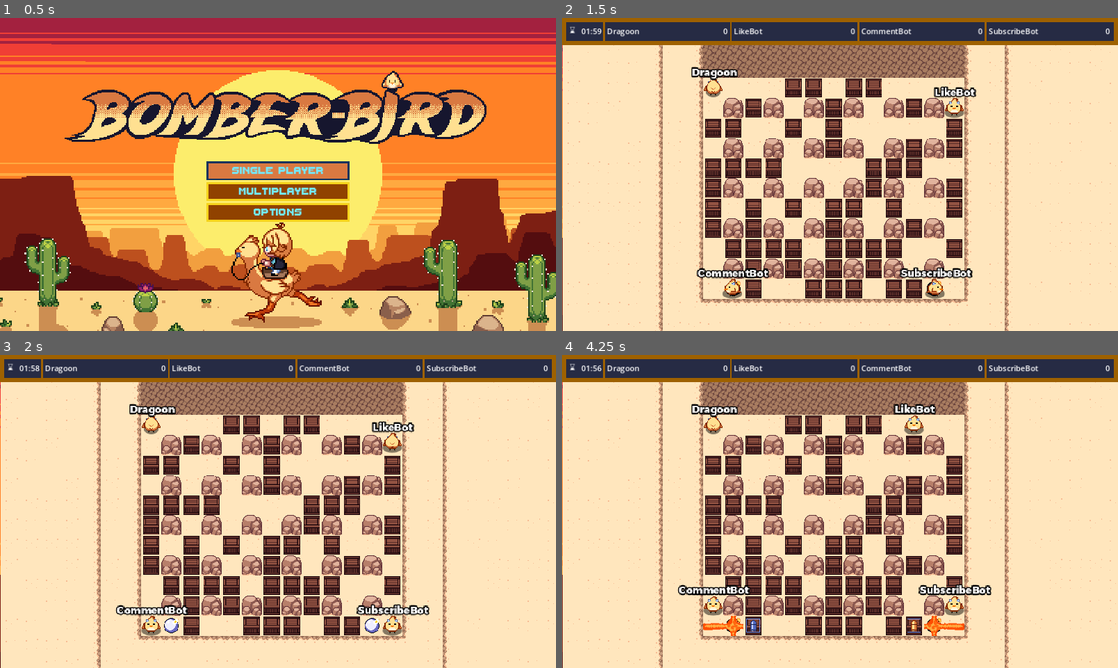
Above: before the commit, frames 1-4 (two rows, left to right).
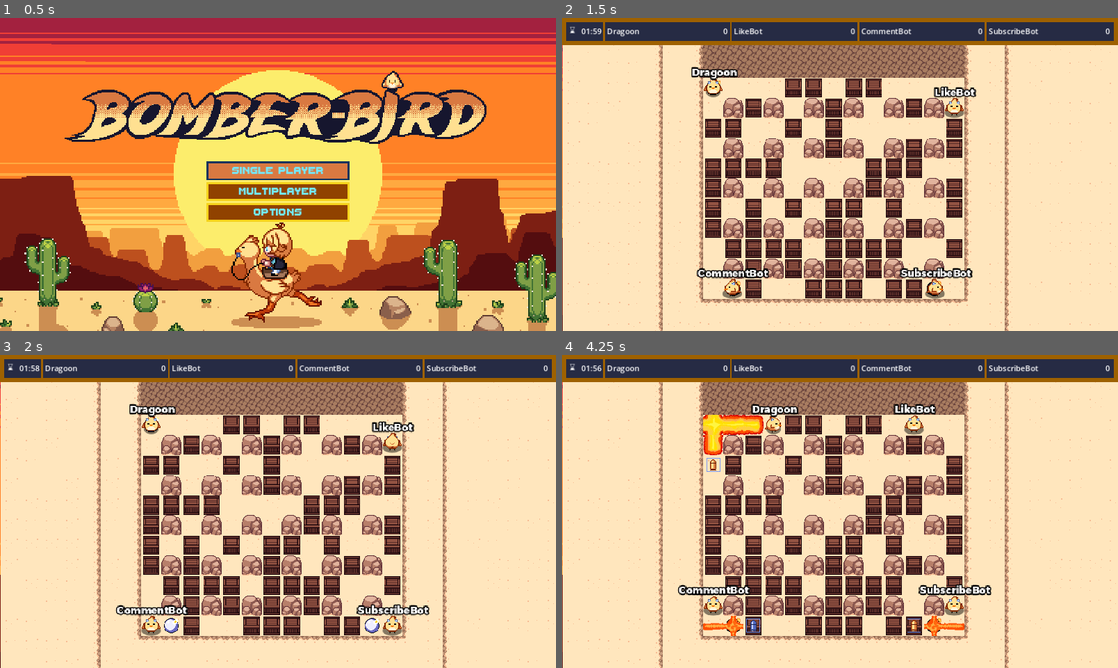
Above: after the commit, the same moments.

Repository: Dragoon-Project-Squad/bomberbird
Game: Godot game, scene res://scenes/main_menu.tscn
The game is run twice, just before and just after one commit, with the same random seed, the same clock (stepped at 60 frames per second) and the same inputs. Sound files missing from this copy of the repository are replaced by a short silence.
Inputs:
- Up to frame 1 (0.5 s): no input
- Up to frame 2 (1.5 s): click "Single Player" at 0.5 s; click "Single Player" at 1.25 s
- Up to frame 3 (2 s): no input
- Up to frame 4 (4.25 s): tap Enter at 2 s; hold D (move_right) 2.03-2.78 s; tap G (detonate_rc) at 2.1 s; hold S (move_down) 2.78-3.53 s; tap E (punch_action) at 2.85 s; hold D (move_right) from 3.53 s (still down); tap F (secondary_action) at 3.6 s

Frame 1 is identical in both runs. In frame 2, less than 0.1% of the frame differs, in the area x 26-29%, y 20-25%; in frame 3, less than 0.1%; in frame 4, 1.7%, in the area x 23-43%, y 15-39%.
Error before the commit: Invalid access to property or key 'use_ability' on a base object of type 'Node (human_player_controls.gd)'. (res://scripts/human_player.gd:28)

Commit message:
Update human_player.gd

Diff:
--- a/scripts/human_player.gd
+++ b/scripts/human_player.gd
@@ -25,11 +25,11 @@
 		# The client simply updates the position to the last known one.
 		position = synced_position
 
-	if not stunned and inputs.use_ability and not punch_pressed_once:
+	if not stunned and inputs.punch_ability and not punch_pressed_once:
 		punch_pressed_once = true
 		var direction: Vector2i = Vector2i(inputs.motion.normalized()) if inputs.motion != Vector2.ZERO else Vector2i.DOWN
 		punch_bomb(direction)
-	elif !inputs.use_ability and punch_pressed_once:
+	elif !inputs.punch_ability and punch_pressed_once:
 		punch_pressed_once = false
 
 	if not stunned and inputs.bombing and bomb_count > 0 and not set_bomb_pressed_once:
